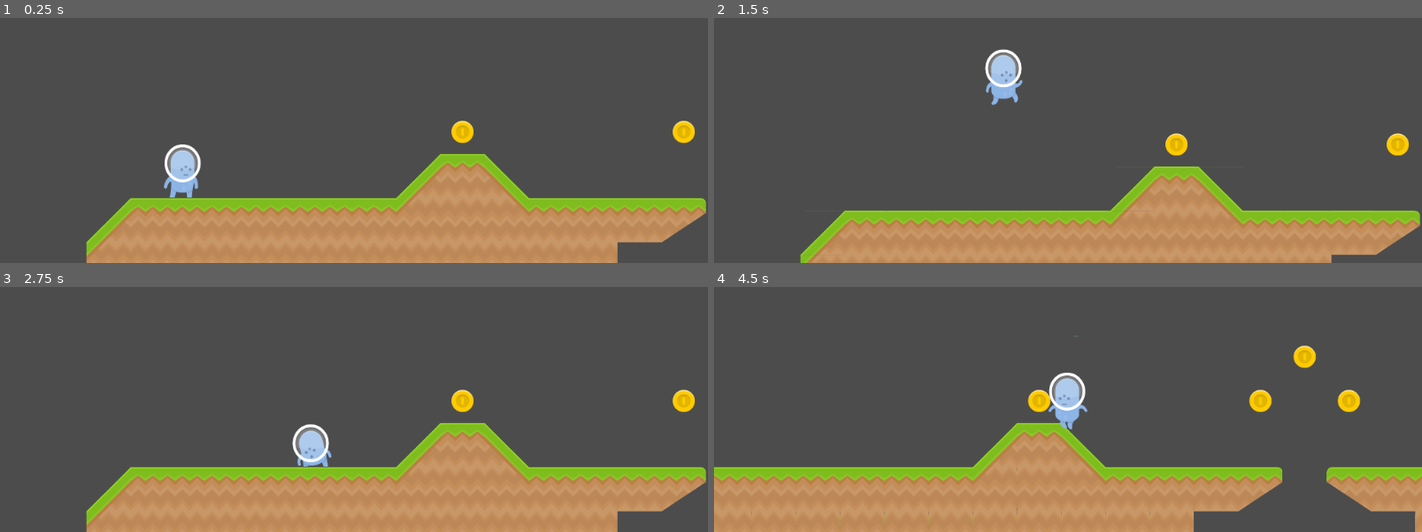
Above: before the commit, frames 1-4 (two rows, left to right).
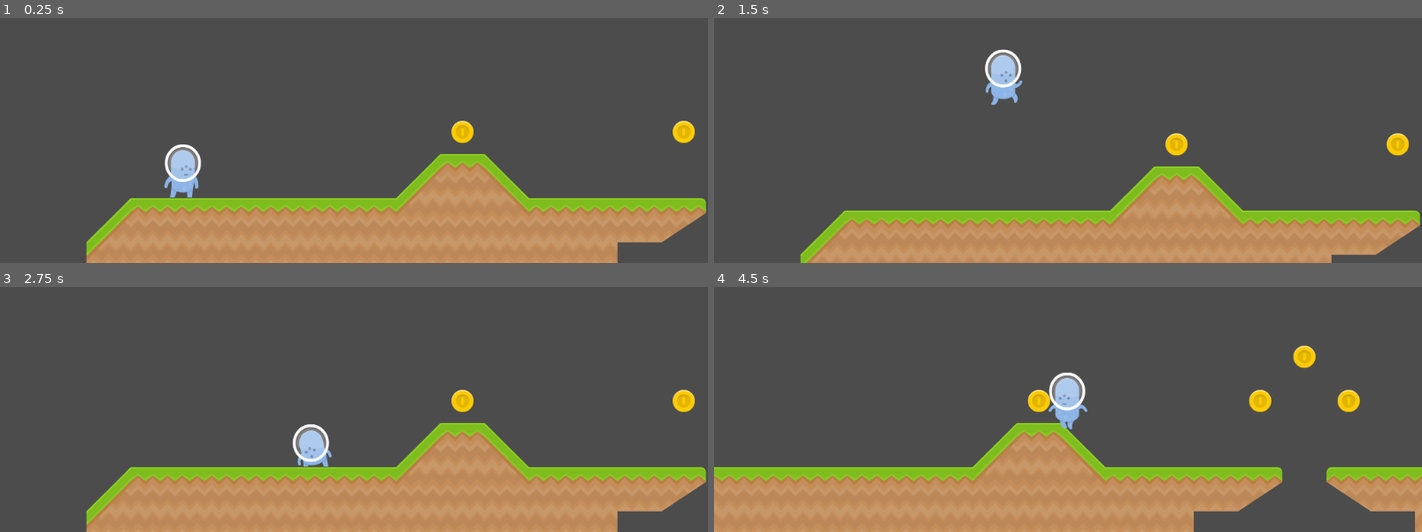
Above: after the commit, the same moments.

Repository: cpvanlue/midterm-cpvanlue
Game: Godot game, scene res://src/Level.tscn
Same seed, same stepped clock (60 frames per second), same inputs: the game is played once before the commit and once after it.
Inputs:
- Up to frame 1 (0.25 s): no input
- Up to frame 2 (1.5 s): hold S (crouch) 0.53-1.28 s; hold D (right) from 0.53 s (still down); tap Space (jump) at 0.77 s; tap S (crouch) at 1.35 s
- Up to frame 3 (2.75 s): tap Space (jump) at 1.52 s; release D (right) at 2.03 s; hold A (left) from 2.03 s (still down); hold S (crouch) from 2.03 s (still down)
- Up to frame 4 (4.5 s): release A (left) at 2.78 s; release S (crouch) at 2.78 s; hold D (right) 2.78-4.28 s; tap S (crouch) at 2.85, 4.35 s; tap Space (jump) at 3.02, 3.77 s; hold S (crouch) 3.53-4.28 s; hold A (left) from 4.28 s (still down)

The runs differ from the first frame. In frame 1, 0.1% of the frame differs, in the area x 23-29%, y 51-74%; in frame 2, 0.2%; in frame 3, less than 0.1%; in frame 4, 0.2%, in the area x 5-100%, y 19-94%.

Commit message:
Center Coin instances in Level tiles and enable GPU pixel snapping to fix visual effect

Diff:
--- a/project.godot
+++ b/project.godot
@@ -46,4 +46,5 @@
 
 [rendering]
 
+2d/snapping/use_gpu_pixel_snap=true
 environment/default_environment="res://default_env.tres"
--- a/src/Coin.gd
+++ b/src/Coin.gd
@@ -2,6 +2,6 @@
 
 signal coin_get
 
-func _on_Coin_body_entered(body):
+func _on_Coin_body_entered(_body):
 	emit_signal("coin_get")
 	queue_free()
--- a/src/Level.tscn
+++ b/src/Level.tscn
@@ -490,7 +490,7 @@
 [node name="TileMap" type="TileMap" parent="."]
 tile_set = SubResource( 14 )
 cell_size = Vector2( 128, 128 )
-cell_tile_origin = 1
+cell_y_sort = true
 format = 1
 tile_data = PoolIntArray( -982955, 17, 0, -917419, 17, 0, -851883, 17, 0, -786347, 17, 0, -720811, 17, 0, -655275, 17,  …(4504 unchanged characters)…
 
